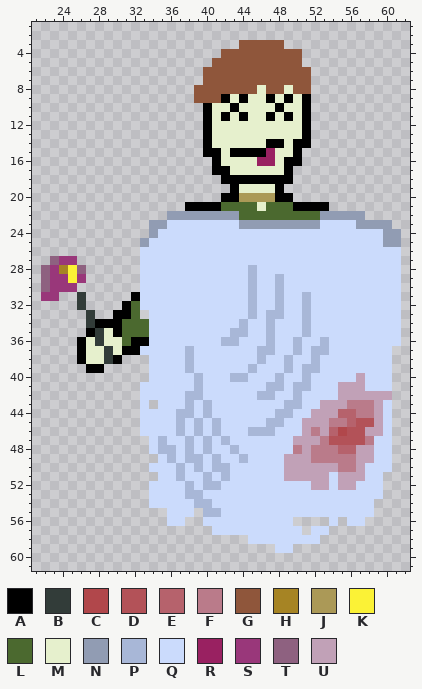
Pixel-art file, stored at assets/dead-body.aseprite. The first picture shows the starting point.
64x64 pixels, 1 frame. Shown: x 21..62, y 1..61.
Palette (. is transparent): A #000000  B #323c39  C #b1474b  D #b35258  E #b6626c  F #ba7b8a  G #8f563b  H #a68424  J #ab9957  K #fbf236  L #4b692f  M #e6f0cd  N #919cb3  P #a8b7d7  Q #cbdbfc  R #992161  S #99377a  T #8e6180  U #c1a1b7
Pixels before (only the part around the change), first column x 32:
 1 .......................
 2 .......................
 3 ............GGGGG......
 4 ..........GGGGGGGGG....
 5 .........GGGGGGGGGG....
 6 ........GGGGGGGGGGGG...
 7 ........GGGGGGGGGGGG...
 8 .......GGGGGGGMGGMGG...
 9 .......GGGAMAMMAMAMA...
10 ........AMMAMMMMAMMA...
11 ........AMAMAMMAMAMA...
12 ........AMMMMMMMMMMA...
13 ........AMMMMMMMMMMA...
14 ........AMMMMMMAAMAA...
15 ........AAMAAAARMMA....
16 .........AMMMMRRMAA....
17 .........AAMMMMMMA.....
18 ..........AAAAAAAA.....
19 ...........AMMMMA......
20 ..........AAJJJJAA.....
21 ......AAAALLLLMLLLAAAA.
22 ....NNNNNNNNLLLLLLLLLNN
23 ..NNQQQQQQQQNNNNNNNNNQQ
The same view after the edit:
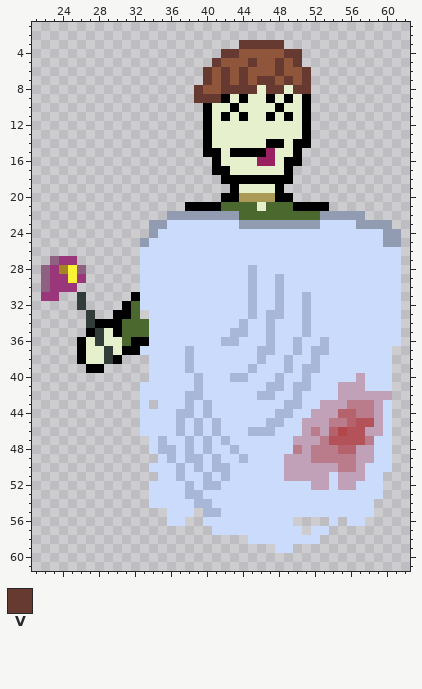
Colours new in this view: V #663931
Commit: bette rhair
The edit:
The author changed colour G to colour V in row 3 at x 44 to 48; in row 4 at x 42 to 43 and 49 to 50; in row 5 at x 41, 45, 48 and 50; in row 6 at x 40, 42, 44, 48 and 51; in row 7 at x 40, 42, 44, 46 to 47, 49 and 51; in row 8 at x 39, 42 to 45, 47 to 48 and 50 to 51.
The author changed colour G to colour V in row 9 at x 39 to 41.
Boxes around the changes in both pictures, in picture pixels (x1, y1, x2, y2):
changed: (194, 40, 311, 103)
